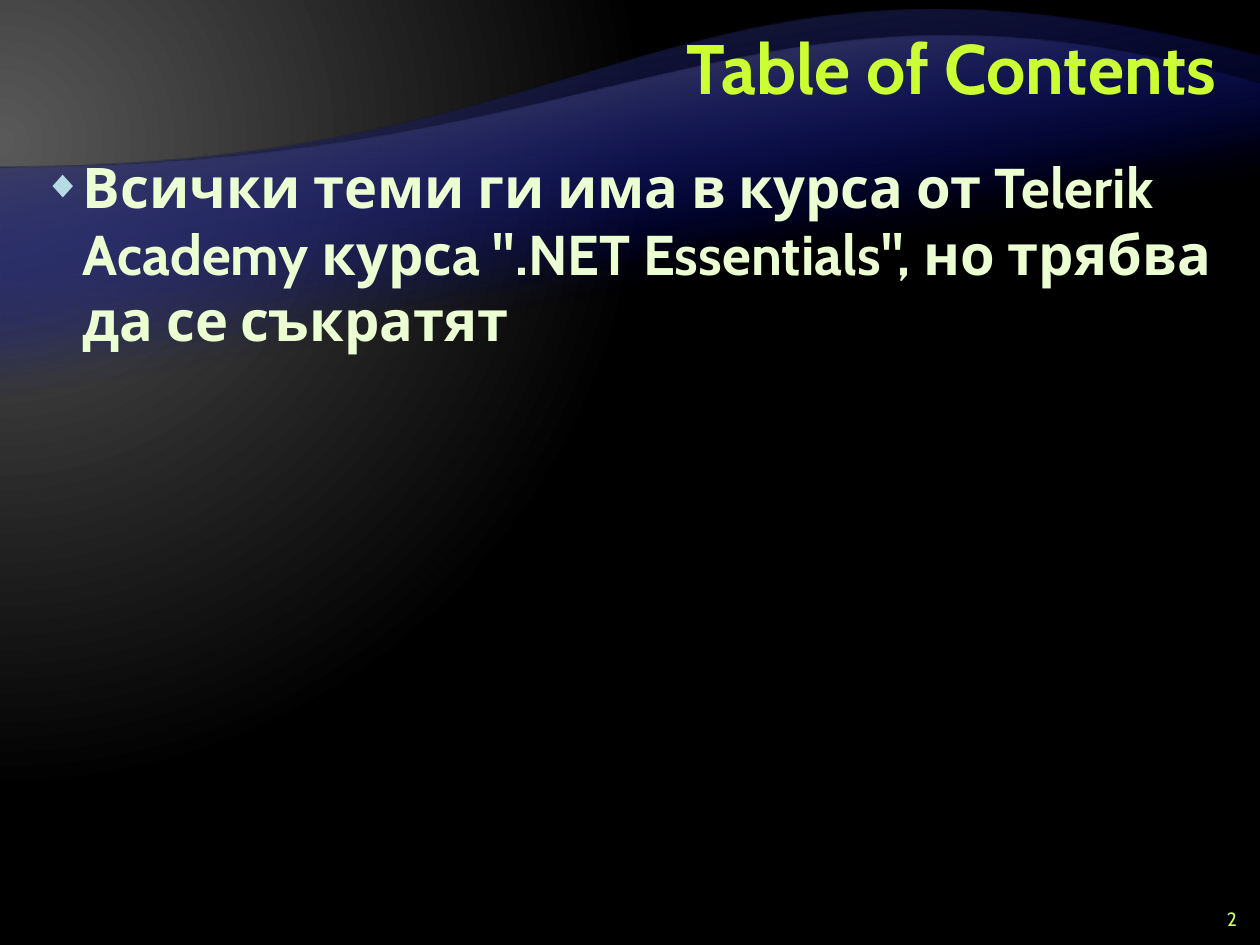
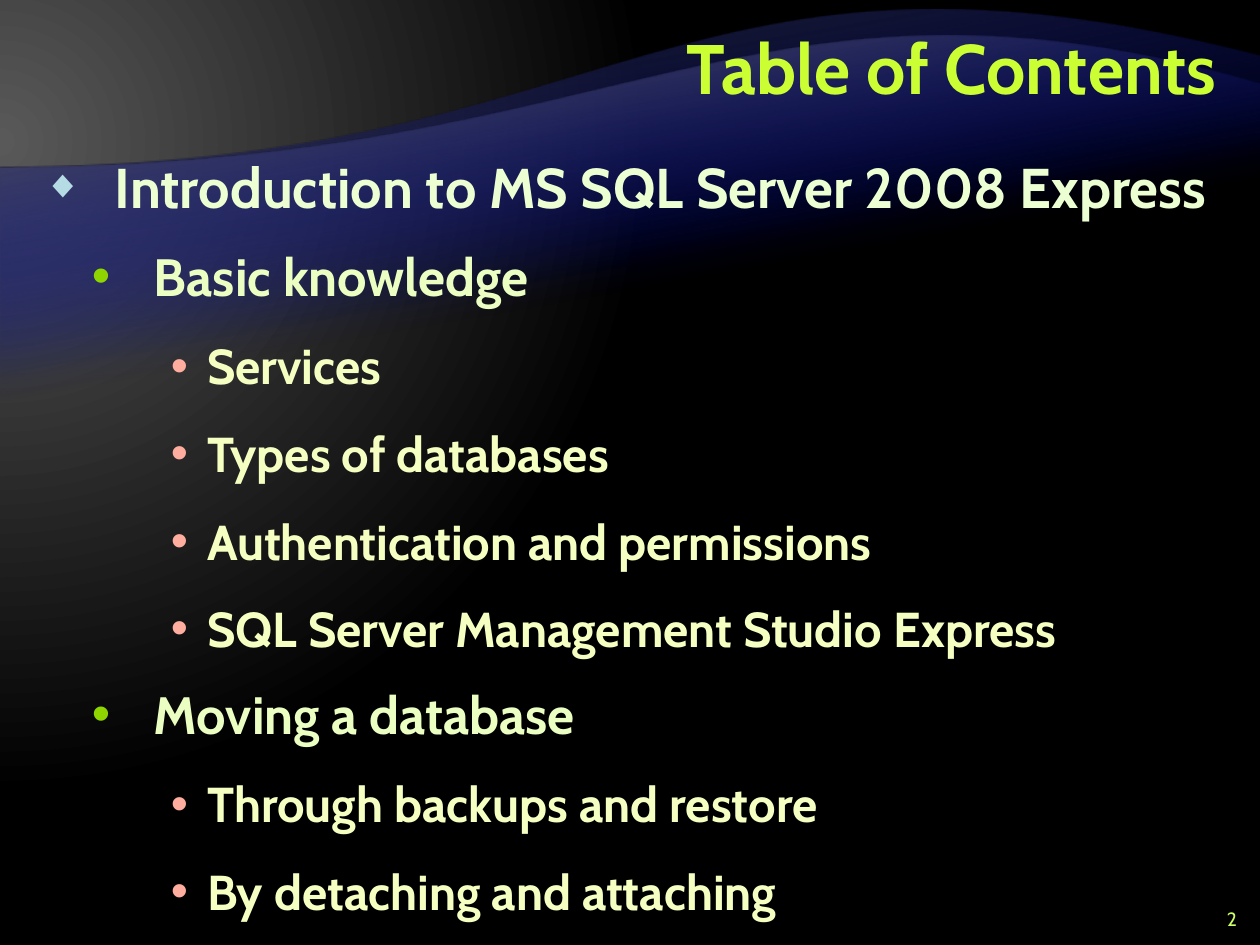
Before and after one commit to Graveheart/aspnetcourse, a slide deck: slide 2 of lectures/5. Databases, SQL and MS SQL Server.pptx. Drawn at 1260x945 pixels with LibreOffice and Linux fonts; fonts in the diff are those of the drawing; background and template pictures are left out. Boxes give left, top, right and bottom in pixels: in the first picture for what was removed or moved away, otherwise in the second. Text is boxed around its words. In the diff, an @@ line names an element or a change of style, - is before the commit and + after.

```diff
--- a/lectures/5. Databases, SQL and MS SQL Server.pptx
+++ b/lectures/5. Databases, SQL and MS SQL Server.pptx
@@ text at (115, 166, 1206, 921): text changed; size 32 to 28 pt; text colour #EBFFD2 to #F5FFC2 @@
-◆ Всички теми ги има в курса от Telerik Academy курсa ".NET Essentials", но трябва да се съкратят
+◆ Introduction to MS SQL Server 2008 Express
+  • Basic knowledge
+    • Services
+    • Types of databases
+    • Authentication and permissions
+    • SQL Server Management Studio Express
+  • Moving a database
+    • Through backups and restore
+    • By detaching and attaching
```
Also in this commit, not shown: 2 other slides changed, 191 slides added.
